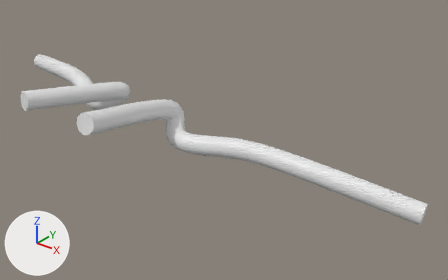
The glTF model public/assets/spine/sp_root_t5.glb, before and after one commit.
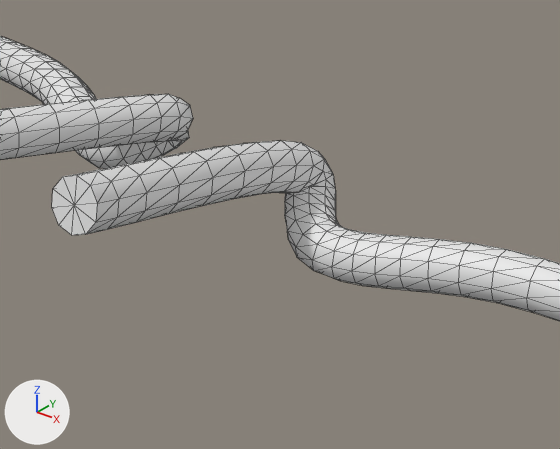
There are two pictures of each version: one whole from a 50 mm camera at (49.9, -397.6, -7.7) aimed at (-3.4, -330.9, -49.1), one close up on the part from 13% to 60% of the width and 16% to 77% of the height. Arrows for +X, +Y and +Z are at lower left; the lights stay in place. The older version's two pictures come first. The close-ups show mesh edges as thin lines. Where no turn or scale is listed for an object, it has been applied to the vertices. Vertices at exactly the same position are counted once.

The first close-up shows 'L', 'R'.
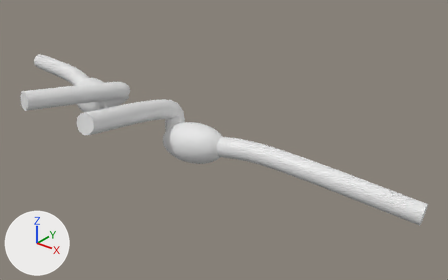
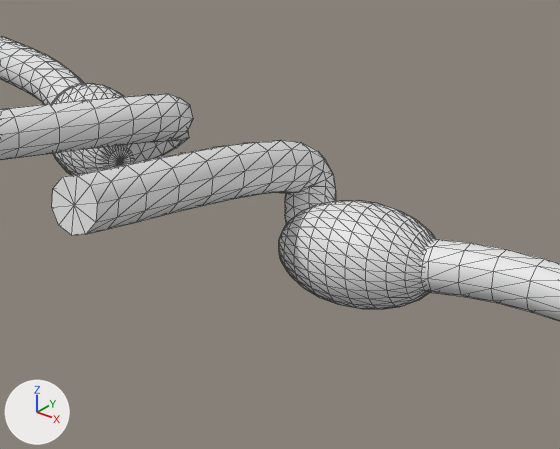
Edits to the scene script, one JSON object a line:
```json
{"block": "me_l", "where": "# used by ob_l; location = (-39.82, -336.45, -46.07)"}
{"op": "remove", "block": "me_l", "code": "me_l.from_pydata(...)  # 332 vertices, 660 faces; spans x -19.3..19.3, y -14.0..14.0, z -5.4..5.4"}
{"op": "add", "block": "me_l", "code": "me_l.from_pydata(...)  # 670 vertices, 1332 faces; spans x -19.3..19.3, y -14.0..14.0, z -5.4..5.4"}
{"block": "me_l", "change": "me_l part 1: a new loose piece of 338 vertices spanning x 7.6..17.1, y -2.7..4.1, z -3.5..2.5"}
{"block": "me_r", "where": "# used by ob_r; location = (8.51, -341.03, -45.07)"}
{"op": "remove", "block": "me_r", "code": "me_r.from_pydata(...)  # 332 vertices, 660 faces; spans x -20.0..20.0, y -12.1..12.1, z -6.5..6.5"}
{"op": "add", "block": "me_r", "code": "me_r.from_pydata(...)  # 670 vertices, 1332 faces; spans x -20.0..20.0, y -12.1..12.1, z -6.5..6.5"}
{"block": "me_r", "change": "me_r part 2: a new loose piece of 338 vertices spanning x -18.0..-8.2, y 1.5..7.8, z -5.8..0.2"}
```

Location of each change, [x1, y1, x2, y2] in pixels of the close-ups (560 x 449 px):
```json
{"object": "L", "change": "reshaped", "before": [0, 36, 193, 169], "after": [0, 36, 193, 175]}
{"part": 1, "of": "me_l", "change": "added", "after": [51, 83, 135, 175]}
{"part": 2, "of": "me_r", "change": "added", "after": [279, 200, 436, 310]}
```
